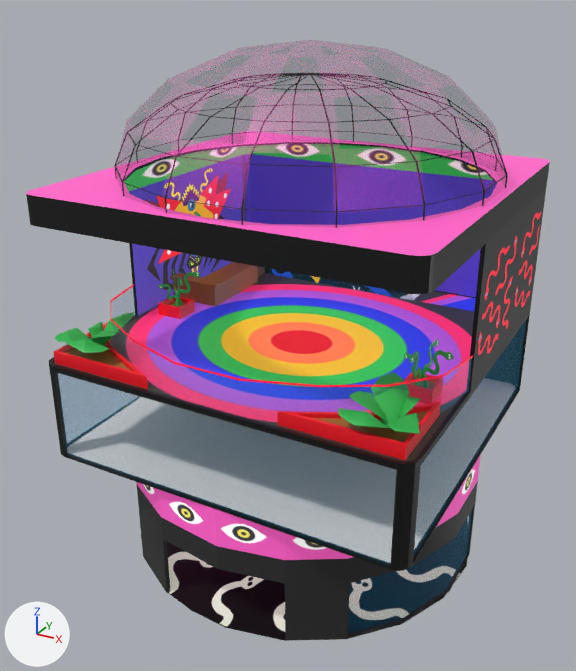
One commit to the glTF model models/bil.glb: the scene before it, then after it.
Rendered twice from a 50 mm camera at (12.8, -25.8, 21.4) aimed at (-0.8, -0.9, 9.0). Lighting does not change. The marker at lower left points along +X, +Y and +Z. Objects named as collision shapes, trigger or cutter boxes, shadow casters or lower levels of detail are left out. Where no turn or scale is listed for an object, it has been applied to the vertices. Vertices at the same position are counted once.
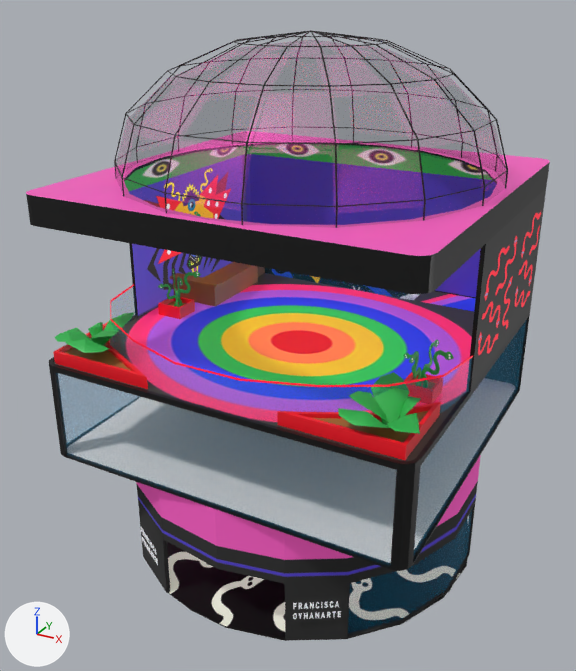
Where the newer file only moved an object's origin or applied its transform, the numbers keep the older frame.

Changed parts and their boxes (x1, y1, x2, y2) in the pictures (576 x 671 px):
'pCube7', surface changed
    both: (26, 131, 550, 567)
'Cylinder005', surface changed
    both: (136, 455, 481, 623)
'rejas:Sphere007', surface changed, mesh rescaled (28% taller)
    before: (114, 73, 508, 228)
    after: (114, 30, 508, 228)
'Text.002', added
    after: (293, 601, 341, 619)
'Text.001', added
    after: (141, 527, 158, 565)
part 1 of me_mesh_050, surface changed
    both: (136, 482, 393, 584)

Edits to the bpy script that builds the scene:
```text
Add img_planta1_color:
    img_planta1_color = load_image('planta1_color', '_unpacked/planta1_color', 512, 512, 'sRGB')
Add img_planta1_glow:
    img_planta1_glow = load_image('planta1_glow', '_unpacked/planta1_glow', 512, 512, 'sRGB')
Change mat_edificio_sup:
    where n0 = _N.new('ShaderNodeBsdfPrincipled'); n0.name = 'Principled BSDF'
    n0.inputs[28].default_value: 0.5 -> 0.25  # 'Emission Strength'
Change mat_edificio_inf:
    where n0 = _N.new('ShaderNodeBsdfPrincipled'); n0.name = 'Principled BSDF'
    add n0.inputs[2].default_value = 1.0  # 'Roughness'
    n0.inputs[28].default_value: 0.5 -> 0.25  # 'Emission Strength'
    where n2 = _N.new('ShaderNodeTexImage'); n2.name = 'Image Texture'
    n2.image: img_planta1_uv_glow -> img_planta1_glow
    where n3 = _N.new('ShaderNodeTexImage'); n3.name = 'Image Texture.001'
    n3.image: img_planta1_uv -> img_planta1_color
Change me_mesh_050:
    where me_mesh_050.from_pydata(...)  # 236 vertices, 424 faces; spans x -8.22..5.79, y -7.69..6.48, z -3.39..1.73
    used by ob_cylinder005; location = (0.83, 0.42, 3.4)
    me_mesh_050 part 1: texture (UV) coordinates of 25 of 424 faces, centred in x -6.88..5.18, y -7.55..6.35, z 0.02..0.89, changed; they spanned u 0.01..0.97, v 0.29..0.82 and now span u 0.01..0.96, v 0.29..0.79
Change me_mesh_069:
    where me_mesh_069.from_pydata(...)  # 1033 vertices, 1152 faces; spans x -6.79..6.79, y -6.79..6.79, z 12.81..16.3
    used by ob_rejas_sphere007; location = (-0.37, -0.14, 2.3)
    me_mesh_069 part 2: the whole mesh is scaled about its middle by (1, 1, 1.4), then moved by (0.0, 0.0, 0.68)
Add me_text_001:
    me_text_001.from_pydata(...)  # 4546 vertices, 9048 faces; spans x -0.714..0.705, y -0.452..0.466, z -0.359..0.359
    me_text_001.materials.append(mat_edificio_sup)
Add me_text_002:
    me_text_002.from_pydata(...)  # 4546 vertices, 9048 faces; spans x -8.033..-6.591, y -0.442..0.437, z -0.359..0.359
    me_text_002.materials.append(mat_edificio_sup)
Add ob_text_002:
    ob_text_002 = bpy.data.objects.new('Text.002', me_text_001)
    ob_text_002.location = (3.29, -6.3, 1.46)
Add ob_text_001:
    ob_text_001 = bpy.data.objects.new('Text.001', me_text_002)
    ob_text_001.location = (3.29, -6.3, 1.46)
```
